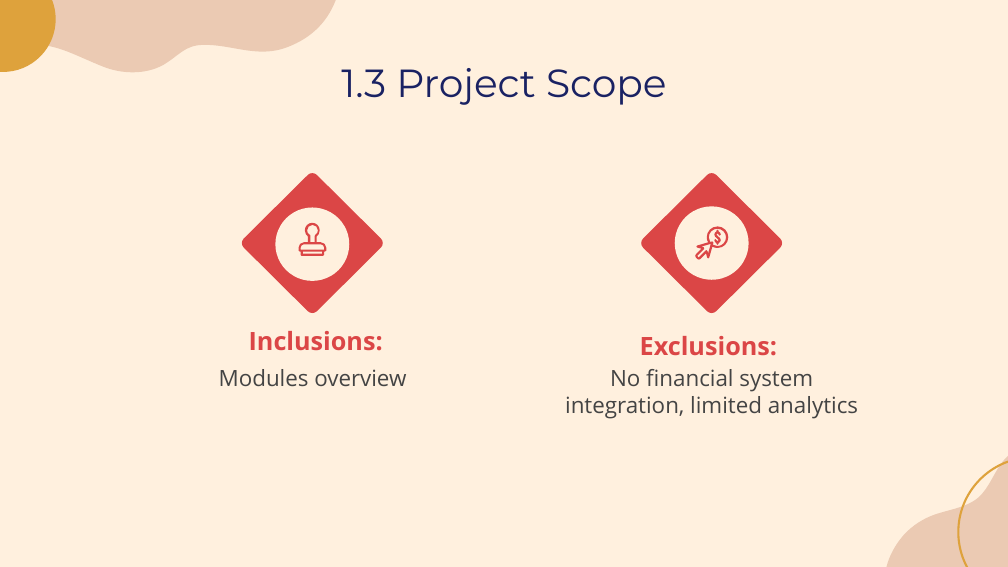
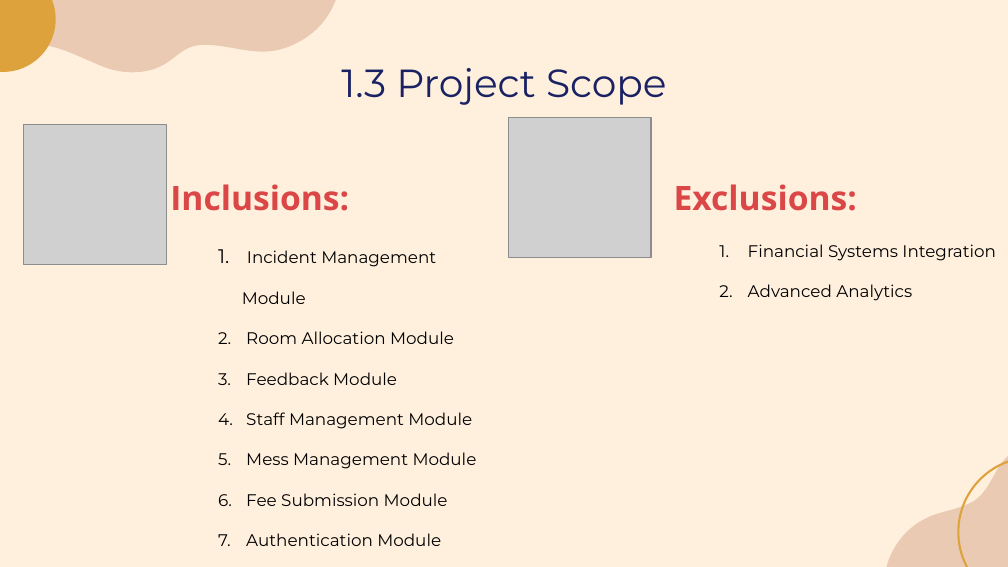
Before and after one commit to laibabintatahir/SRS-HMS, a slide deck: slide 4 of SRS_Presentation.pptx. Drawn at 1008x567 pixels with LibreOffice and Linux fonts; fonts in the diff are those of the drawing; grey boxes stand for pictures. Boxes give left, top, right and bottom in pixels: in the first picture for what was removed or moved away, otherwise in the second. Text is boxed around its words. In the diff, an @@ line names an element or a change of style, - is before the commit and + after.

Commit message:
Edited

```diff
--- a/SRS_Presentation.pptx
+++ b/SRS_Presentation.pptx
@@ picture added at (509,118,651,258) @@
@@ picture added at (24,125,166,265) @@
@@ subtitle "Inclusions:": place and size @@
-subtitle "Inclusions:" at (249,331,383,351)
+subtitle "Inclusions:" at (170,184,349,211)
@@ subtitle "Inclusions:" at (170,184,349,211): size 18 to 24 pt @@
@@ freeform shape removed at (241,173,383,313) @@
@@ subtitle "Exclusions:" at (674,184,857,211): size 18 to 24 pt @@
@@ subtitle "Exclusions:": place and size @@
-subtitle "Exclusions:" at (640,336,777,356)
+subtitle "Exclusions:" at (674,184,857,211)
@@ freeform shape removed at (641,173,783,313) @@
@@ ellipse removed at (275,208,349,281) @@
@@ ellipse removed at (674,207,748,280) @@
@@ freeform shape removed at (298,223,327,256) @@
@@ freeform shape removed at (696,227,729,260) @@
@@ freeform shape removed at (715,230,721,245) @@
@@ text added at (242,250,477,546), 12 pt, text #000000 @@
+      1. Incident Management Module
+      2. Room Allocation Module
+      3. Feedback Module
+      4. Staff Management Module
+      5. Mess Management Module
+      6. Fee Submission Module
+      7. Authentication Module
@@ text added at (748,244,996,301), 12 pt, text #000000 @@
+      1. Financial Systems Integration
+      2. Advanced Analytics
@@ subtitle removed at (219,369,406,386) @@
-Modules overview
@@ subtitle removed at (565,369,858,418) @@
-No financial system integration, limited analytics
```
Also in this commit, not shown: 20 other slides changed.
